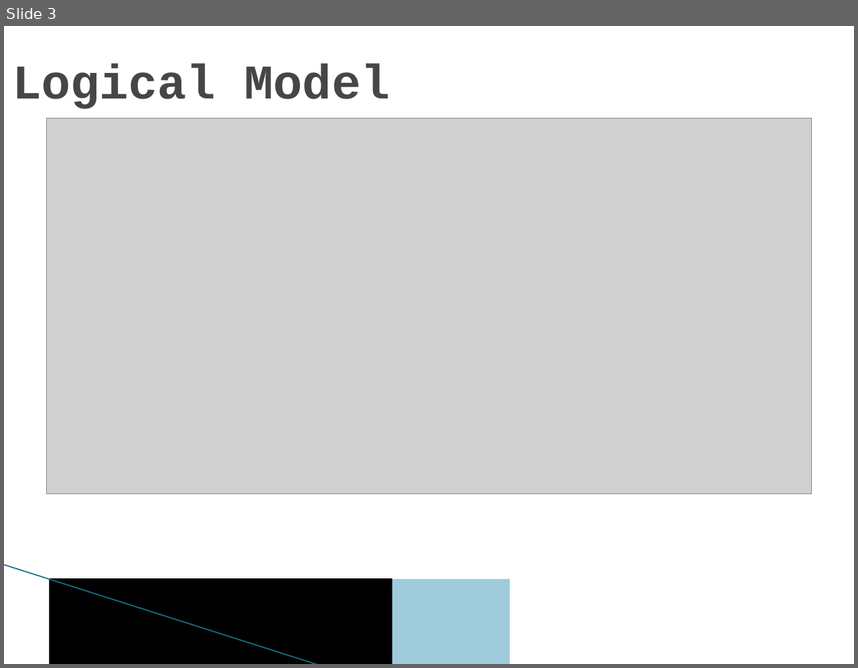
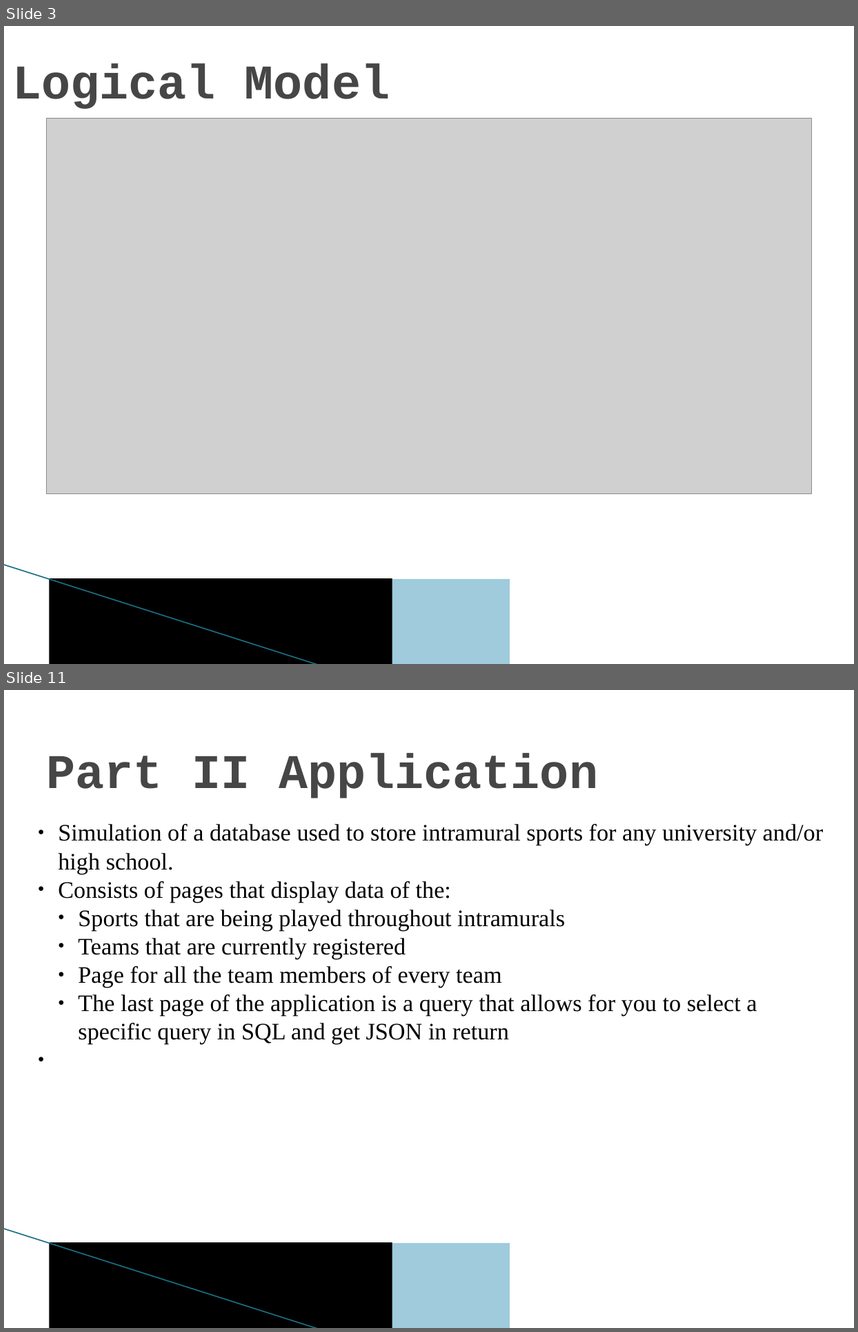
Before and after one commit to derek-truong/F15B6-ARL-RFE, a slide deck: ARL RFE APEX APPLICATION.pptx. Shown one above the other, each under a label of ours: slide 3 before the commit, slides 3 and 11 after it; the slides between them are not shown. The pictures are 858x668 and 858x1332 pixels, drawn with LibreOffice and Linux fonts; fonts in the diff are those of the drawing; grey boxes stand for pictures; background and template pictures are left out. Boxes give left, top, right and bottom in pixels: in the first picture for what was removed or moved away, otherwise in the second. Text is boxed around its words. In the diff, an @@ line names an element or a change of style, - is before the commit and + after.

```diff
--- a/ARL RFE APEX APPLICATION.pptx
+++ b/ARL RFE APEX APPLICATION.pptx
@@ slide 11 added at <box>4,690,854,1328</box>, background #FFFFFF; not listed: 3 template elements that a slide beside it also shows @@
@@ text added at <box>47,753,598,798</box>, 41 pt, text #464646, bold @@
+Part II Application
@@ text added at <box>58,824,824,1044</box>, 20 pt, text #000000 @@
+● Simulation of a database used to store intramural sports for any university and/or high school.
+● Consists of pages that display data of the:
+  ● Sports that are being played throughout intramurals
+  ● Teams that are currently registered
+  ● Page for all the team members of every team
+● The last page of the application is a query that allows for you to select a specific query in SQL and get JSON in return
```
Also in this commit, not shown: 1 slide changed, 11 other slides added, 1 slide removed, 20 other files.
